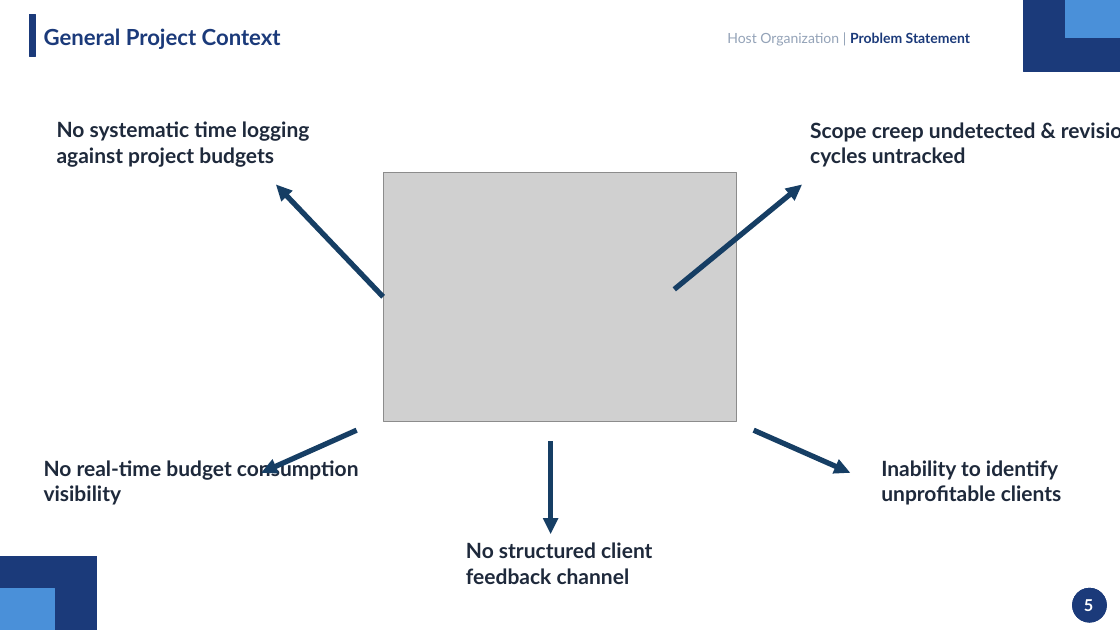
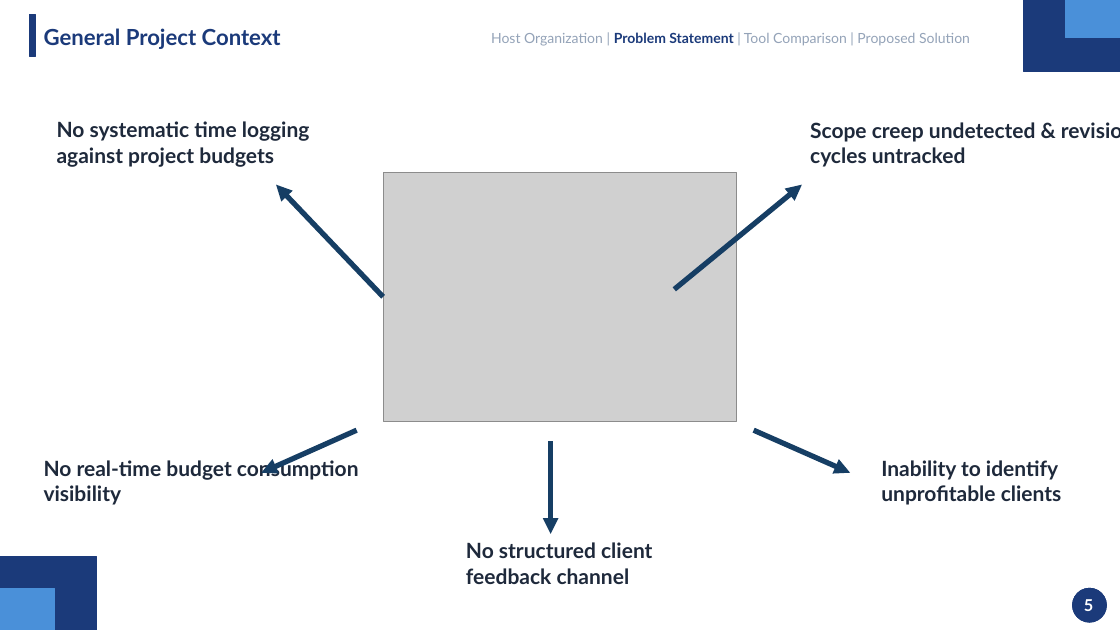
Before and after one commit to mahdi000666/DesignFlow, a slide deck: slide 5 of docs/Presentation.pptx. Drawn at 1120x630 pixels with LibreOffice and Linux fonts; fonts in the diff are those of the drawing; grey boxes stand for pictures. Boxes give left, top, right and bottom in pixels: in the first picture for what was removed or moved away, otherwise in the second. Text is boxed around its words. In the diff, an @@ line names an element or a change of style, - is before the commit and + after.

```diff
--- a/docs/Presentation.pptx
+++ b/docs/Presentation.pptx
@@ text at [491, 32, 970, 46]: text changed @@
-Host Organization | Problem Statement
+Host Organization | Problem Statement | Tool Comparison | Proposed Solution
```
Also in this commit, not shown: 27 other slides changed, 1 slide removed.
